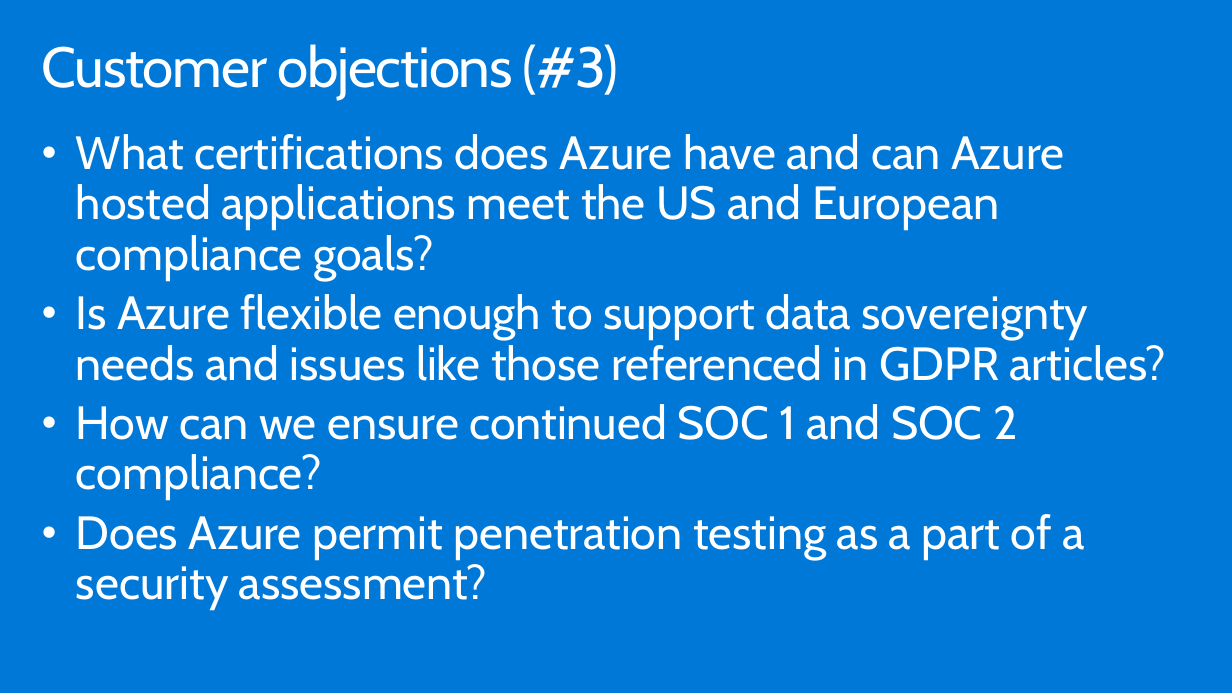
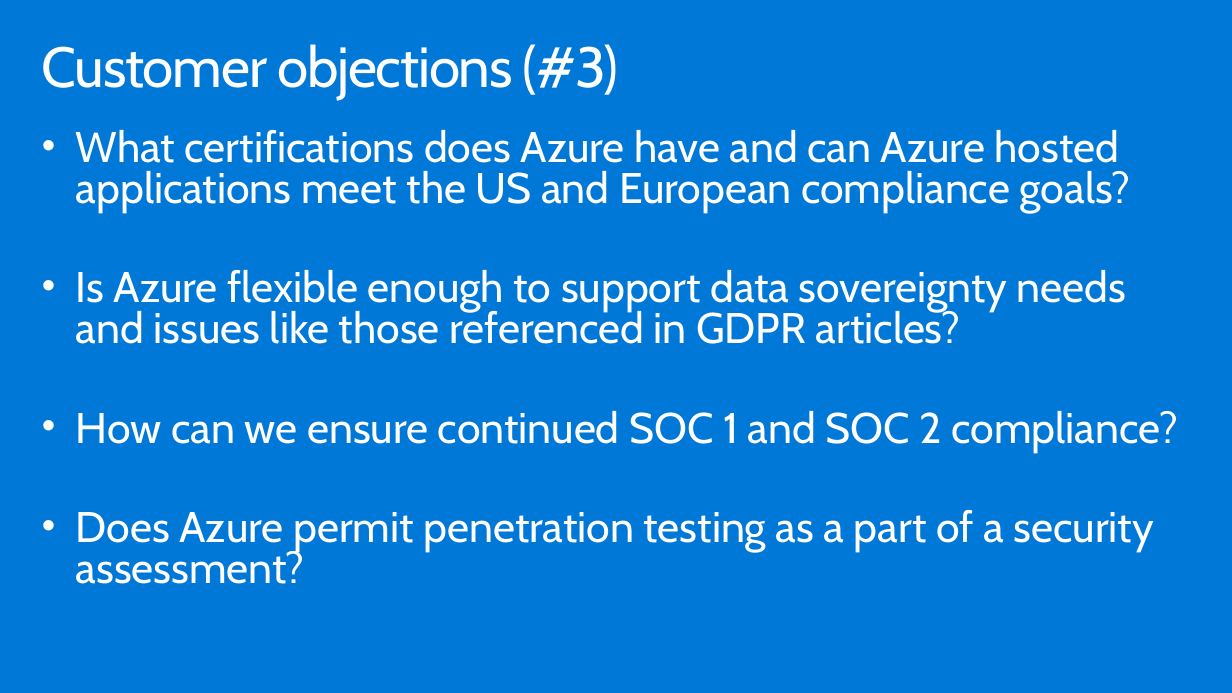
Before and after one commit to tejaswini972/MCW-Security-baseline-on-Azure, a slide deck: slide 12 of Whiteboard design session/WDS trainer presentation - Security baseline on Azure.pptx. Drawn at 1232x693 pixels with LibreOffice and Linux fonts; fonts in the diff are those of the drawing. Boxes give left, top, right and bottom in pixels: in the first picture for what was removed or moved away, otherwise in the second. Text is boxed around its words. In the diff, an @@ line names an element or a change of style, - is before the commit and + after.

```diff
--- a/Whiteboard design session/WDS trainer presentation - Security baseline on Azure.pptx
+++ b/Whiteboard design session/WDS trainer presentation - Security baseline on Azure.pptx
@@ text "What certifications does Azure have ..." at (x1=76, y1=130, x2=1178, y2=584): size 36.3 to 33.3 pt; line spacing 0.9 to 0.8 @@
```
Also in this commit, not shown: 15 other slides changed, 2 slides added, 3 other files.
